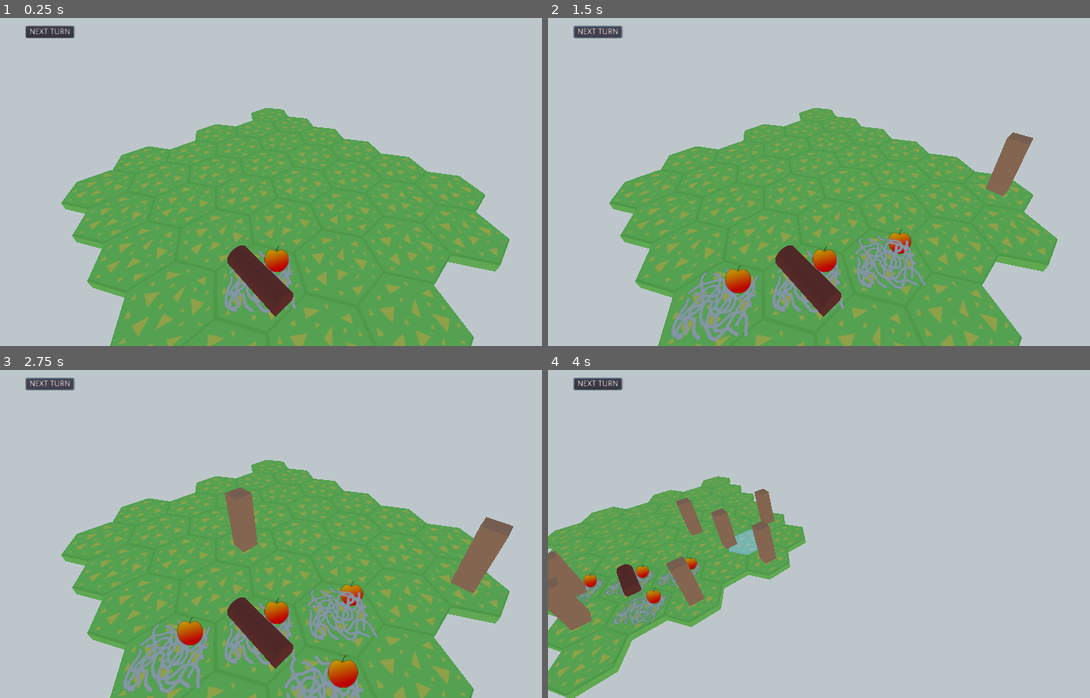
Above: before the commit, frames 1-4 (two rows, left to right).
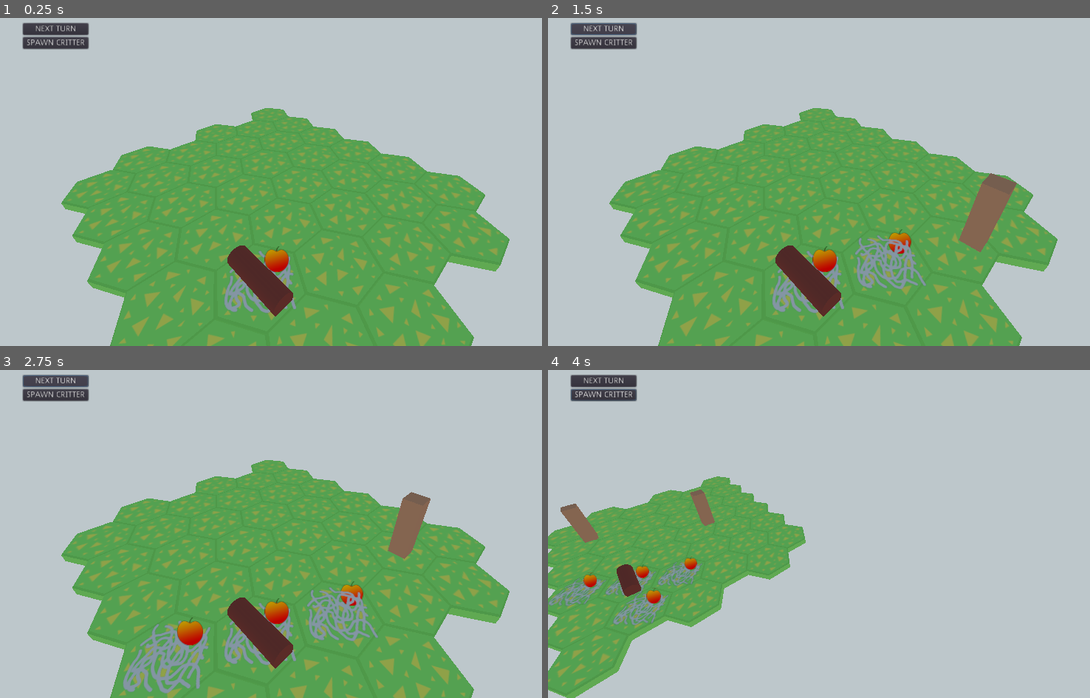
Above: after the commit, the same moments.

Repository: BVenturaDev/UMM
Game: Godot game, scene res://scenes/levels/main_level.tscn
The game is run twice, just before and just after one commit, with the same random seed, the same clock (stepped at 60 frames per second) and the same inputs.
Inputs (mouse positions are in pixels of both pictures, inside the frame that each line leads up to):
- Up to frame 1 (0.25 s): no input
- Up to frame 2 (1.5 s): click "NEXT TURN" (after the commit: "SPAWN CRITTER") at 0.5 s; click "NEXT TURN" at 1.25 s
- Up to frame 3 (2.75 s): click "NEXT TURN" at 2 s
- Up to frame 4 (4 s): tap Enter (ui_accept) at 2.75, 3.02, 3.77 s; move the mouse to (970, 507) at 2.77 s; hold Right (ui_right) 2.78-3.53 s; click (970, 507) at 2.92 s; move the mouse to (726, 543) at 3.52 s; hold Down (ui_down) from 3.53 s (still down)

The runs differ from the first frame. In frame 1, 0.8% of the frame differs, in the area x 4-17%, y 1-10%; in frame 2, 4.3%; in frame 3, 4.9%, in the area x 4-95%, y 1-100%; in frame 4, 4.7%.

Commit message:
fix bug that game crashe if the turn is more quickly that the turn played

Diff:
--- a/scenes/entities/critter.tscn
+++ b/scenes/entities/critter.tscn
@@ -35,21 +35,27 @@
 
 [node name="begin_turn" type="Node" parent="state_machine"]
 script = ExtResource( 6 )
+DEBUG = true
 
 [node name="wander" type="Node" parent="state_machine"]
 script = ExtResource( 5 )
+DEBUG = true
 
 [node name="move_to_shroom" type="Node" parent="state_machine"]
 script = ExtResource( 3 )
+DEBUG = true
 
 [node name="eat" type="Node" parent="state_machine"]
 script = ExtResource( 7 )
+DEBUG = true
+
+[node name="die" type="Node" parent="state_machine"]
+script = ExtResource( 8 )
+DEBUG = true
 
 [node name="end_turn" type="Node" parent="state_machine"]
 script = ExtResource( 4 )
-
-[node name="die" type="Node" parent="state_machine"]
-script = ExtResource( 8 )
+DEBUG = true
 
 [node name="Tween" type="Tween" parent="."]
 
--- a/scenes/levels/main_level.tscn
+++ b/scenes/levels/main_level.tscn
@@ -38,6 +38,20 @@
 
 "
 
+[sub_resource type="GDScript" id=4]
+script/source = "extends Button
+
+func _enable_button():
+	self.disabled = false
+
+func _disable_button():
+	self.disabled = true
+
+func _on_pressed() -> void:
+	GameSignals.emit_signal(\"spawn_critter\")
+
+"
+
 [node name="main_level" type="Spatial"]
 
 [node name="state_machine" type="Node" parent="."]
@@ -51,7 +65,7 @@
 
 [node name="nature_turn" type="Node" parent="state_machine"]
 script = ExtResource( 8 )
-spawn_critter_turns = 1
+spawn_critter_turns = 10
 max_critter_alive = 7
 
 [node name="grid" parent="." instance=ExtResource( 2 )]
@@ -65,10 +79,19 @@
 
 [node name="CanvasLayer" type="CanvasLayer" parent="."]
 
-[node name="next_turn_buttom" type="Button" parent="CanvasLayer"]
-margin_left = 45.0
-margin_top = 45.0
-margin_right = 12.0
+[node name="ui_build" parent="CanvasLayer" instance=ExtResource( 12 )]
+
+[node name="VBoxContainer" type="VBoxContainer" parent="CanvasLayer"]
+margin_left = 40.0
+margin_top = 40.0
+margin_right = 40.0
+margin_bottom = 40.0
+__meta__ = {
+"_edit_use_anchors_": false
+}
+
+[node name="next_turn_buttom" type="Button" parent="CanvasLayer/VBoxContainer"]
+margin_right = 113.0
 margin_bottom = 20.0
 shortcut = SubResource( 2 )
 text = "NEXT TURN"
@@ -77,7 +100,15 @@
 "_edit_use_anchors_": false
 }
 
-[node name="ui_build" parent="CanvasLayer" instance=ExtResource( 12 )]
+[node name="spawn_critter" type="Button" parent="CanvasLayer/VBoxContainer"]
+margin_top = 24.0
+margin_right = 113.0
+margin_bottom = 44.0
+text = "SPAWN CRITTER"
+script = SubResource( 4 )
+__meta__ = {
+"_edit_use_anchors_": false
+}
 
 [node name="fungus" parent="." groups=[
 "nature",
@@ -92,4 +123,5 @@
 light_energy = 2.0
 shadow_enabled = true
 
-[connection signal="button_up" from="CanvasLayer/next_turn_buttom" to="CanvasLayer/next_turn_buttom" method="_on_pressed"]
+[connection signal="button_up" from="CanvasLayer/VBoxContainer/next_turn_buttom" to="CanvasLayer/VBoxContainer/next_turn_buttom" method="_on_pressed"]
+[connection signal="button_up" from="CanvasLayer/VBoxContainer/spawn_critter" to="CanvasLayer/VBoxContainer/spawn_critter" method="_on_pressed"]
--- a/src/entities/critter.gd
+++ b/src/entities/critter.gd
@@ -14,8 +14,11 @@
 export(LifeState) var life_state = LifeState.ALIVE
 export(int) var max_age := 6
 export var age := 0
+
+var is_alive := true
 var is_eating := false
 var is_poisoned := false
+
 var eating_mushroom : Object = null setget set_eating_mushroom
 var current_tile: Tile setget set_current_tile
 
@@ -31,18 +34,23 @@
 	# Assign to the new tile
 	move_to_tile(current_tile)
 
-func set_eating_mushroom(new_shroom) -> void:
-	if not is_instance_valid(new_shroom):
+func set_eating_mushroom(new_shroom: Object) -> void:
+	if new_shroom == null:
 		is_eating = false
+		eating_mushroom = null
+		return
 	else:
 		is_eating = true
-	eating_mushroom = new_shroom
+		eating_mushroom = new_shroom
+		eating_mushroom.owner_tile.critter = self
 
 func _ready() -> void:
 	for state in state_machine.get_children():
 		if "critter" in state:
 			state.critter = self
 
+func do_turn() -> void:
+	state_machine.start_machine()
 
 func wander() -> void:
 	var posible_tiles: Array = get_tiles_whitout_entities()
@@ -84,6 +92,6 @@
 func get_tiles_with_shroom() -> Array:
 	var tiles_with_shroom = []
 	for neighbor in get_close_neighbors():
-		if is_instance_valid(neighbor.cur_shroom):
+		if is_instance_valid(neighbor.cur_shroom) and neighbor.critter == null:
 			tiles_with_shroom.append(neighbor.cur_shroom)
 	return tiles_with_shroom
--- a/src/entities/gather_shroom.gd
+++ b/src/entities/gather_shroom.gd
@@ -22,6 +22,7 @@
 	anim.stop()
 	anim.play("death")
 	kill_timer.start()
+	owner_tile.cur_shroom = null
 
 func _on_kill_timer_timeout():
 	if owner_tile:
--- a/src/entities/poison_shroom.gd
+++ b/src/entities/poison_shroom.gd
@@ -18,6 +18,7 @@
 	anim.stop()
 	anim.play("death")
 	kill_timer.start()
+	owner_tile.cur_shroom = null
 
 
 func _on_kill_timer_timeout():
--- a/src/entities/scout_shroom.gd
+++ b/src/entities/scout_shroom.gd
@@ -18,6 +18,7 @@
 	anim.stop()
 	anim.play("death")
 	kill_timer.start()
+	owner_tile.cur_shroom = null
 
 func _on_kill_timer_timeout():
 	if owner_tile:
--- a/src/props/tile.gd
+++ b/src/props/tile.gd
@@ -66,6 +66,8 @@
 		TilesReferences.tile_without_entitie(self)
 	else:
 		TilesReferences.tile_with_entitie(self)
+
+
 func spawn_food() -> void:
 	var new_food = food.instance()
 	add_child(new_food)
--- a/src/singletons/game_signals.gd
+++ b/src/singletons/game_signals.gd
@@ -12,3 +12,5 @@
 signal exit_nature_turn
 # warning-ignore:unused_signal
 signal critter_died
+# warning-ignore:unused_signal
+signal spawn_critter
--- a/src/states/critter/attracted_to_poison.gd
+++ b/src/states/critter/attracted_to_poison.gd
@@ -19,7 +19,15 @@
 func move_to_target() -> void:
 	# Not Implemented yed
 	if critter.is_eating:
-		critter.current_tile = critter.eating_mushroom.owner_tile
-		critter.eating_mushroom.kill()
-		critter.eating_mushroom = null
+		move_to_kill()
+	else:
+		exit("wander")
 	exit("end_turn")
+
+func move_to_kill() -> void:
+	if critter.eating_mushroom == null:
+		return
+	critter.current_tile = critter.eating_mushroom.owner_tile
+	critter.eating_mushroom.kill()
+	critter.eating_mushroom = null
+	critter.is_eating = false
--- a/src/states/critter/begin_turn.gd
+++ b/src/states/critter/begin_turn.gd
@@ -6,7 +6,6 @@
 var critter: Critter
 
 func enter() -> void:
-	yield(GameSignals, "enter_nature_turn")
 	exit(decide_what_do())
 
 
@@ -17,6 +16,8 @@
 
 
 func decide_what_do() -> String:
+	if not critter.is_alive:
+		return "end_turn"
 	if critter.is_eating:
 		return "move_to_shroom"
 	if is_mushroom_close() or critter.is_eating:
--- a/src/states/critter/die.gd
+++ b/src/states/critter/die.gd
@@ -1,5 +1,6 @@
 extends Node
 
+export(bool) var DEBUG := false
 var state_machine: StateMachine
 var critter: Critter
 
@@ -8,10 +9,11 @@
 	GameSignals.emit_signal("critter_died")
 	critter.life_state = critter.LifeState.DEAD
 	critter.mesh_instance.mesh.material.albedo_color = Color.red
+	# Convert to resource
 
 func exit(next_state):
 	GameSignals.disconnect("exit_nature_turn", self, "_post_dead_action")
-	if Globals.DEBUG:
+	if DEBUG:
 		print("Exiting state: ", name)
 	state_machine.change_to(next_state)
 
--- a/src/states/critter/end_turn.gd
+++ b/src/states/critter/end_turn.gd
@@ -9,7 +9,7 @@
 	if critter.age == critter.max_age:
 		exit("die")
 	else:
-		exit("begin_turn")
+		state_machine.stop_machine()
 
 func exit(next_state):
 	if DEBUG:
--- a/src/states/critter/wander.gd
+++ b/src/states/critter/wander.gd
@@ -6,11 +6,11 @@
 var critter: Critter
 
 
-func enter():
+func enter() -> void:
 	critter.wander()
 	exit("end_turn")
 
-func exit(next_state):
+func exit(next_state) -> void:
 	if DEBUG:
 		print("Exiting state: ", name)
 	state_machine.change_to(next_state)
--- a/src/states/game/nature_turn.gd
+++ b/src/states/game/nature_turn.gd
@@ -2,14 +2,16 @@
 
 var state_machine
 var critter_scene = preload("res://scenes/entities/critter.tscn")
-export(int, 1, 10) var spawn_critter_turns := 3
+export(int, 1, 1000) var spawn_critter_turns := 3
 export(int, 1, 100) var max_critter_alive := 3
 var critters_alive := 0
 var turns_from_last_critter_spawn := 0
 
 func _ready() -> void:
-		# warning-ignore:return_value_discarded
+	# warning-ignore:return_value_discarded
 	GameSignals.connect("critter_died", self, "_died_a_critter")
+	# warning-ignore:return_value_discarded
+	GameSignals.connect("spawn_critter", self, "_spawn_critter")
 
 
 func enter():
@@ -17,7 +19,9 @@
 	# Events on enter
 	GameSignals.emit_signal("enter_nature_turn")
 	_do_group_nature_turn()
-	_spawn_critter()
+	if turns_from_last_critter_spawn == spawn_critter_turns:
+		_spawn_critter()
+	turns_from_last_critter_spawn += 1
 	_next_turn()
 
 func exit(next_state: String):
@@ -45,17 +49,16 @@
 func _spawn_critter() -> void:
 	if critters_alive == max_critter_alive:
 		return
-	if turns_from_last_critter_spawn == spawn_critter_turns:
-		var critter : Critter = critter_scene.instance()
-		var random_tile: Spatial = TilesReferences.get_random_tile_without_entitie()
-		if not is_instance_valid(random_tile):
-			return
-		critter.transform.origin = random_tile.transform.origin
-		critter.current_tile = random_tile
-		get_tree().current_scene.add_child(critter)
-		turns_from_last_critter_spawn = 0
-		critters_alive += 1
-	turns_from_last_critter_spawn += 1
+	var critter : Critter = critter_scene.instance()
+	var random_tile: Spatial = TilesReferences.get_random_tile_without_entitie()
+	if not is_instance_valid(random_tile):
+		return
+	critter.transform.origin = random_tile.transform.origin
+	critter.current_tile = random_tile
+	get_tree().current_scene.add_child(critter)
+	turns_from_last_critter_spawn = 0
+	critters_alive += 1
+
 
 func _died_a_critter() -> void:
 	critters_alive -= 1
Not shown: 1 places in scenes/levels/main_level.tscn that only renumber resources
